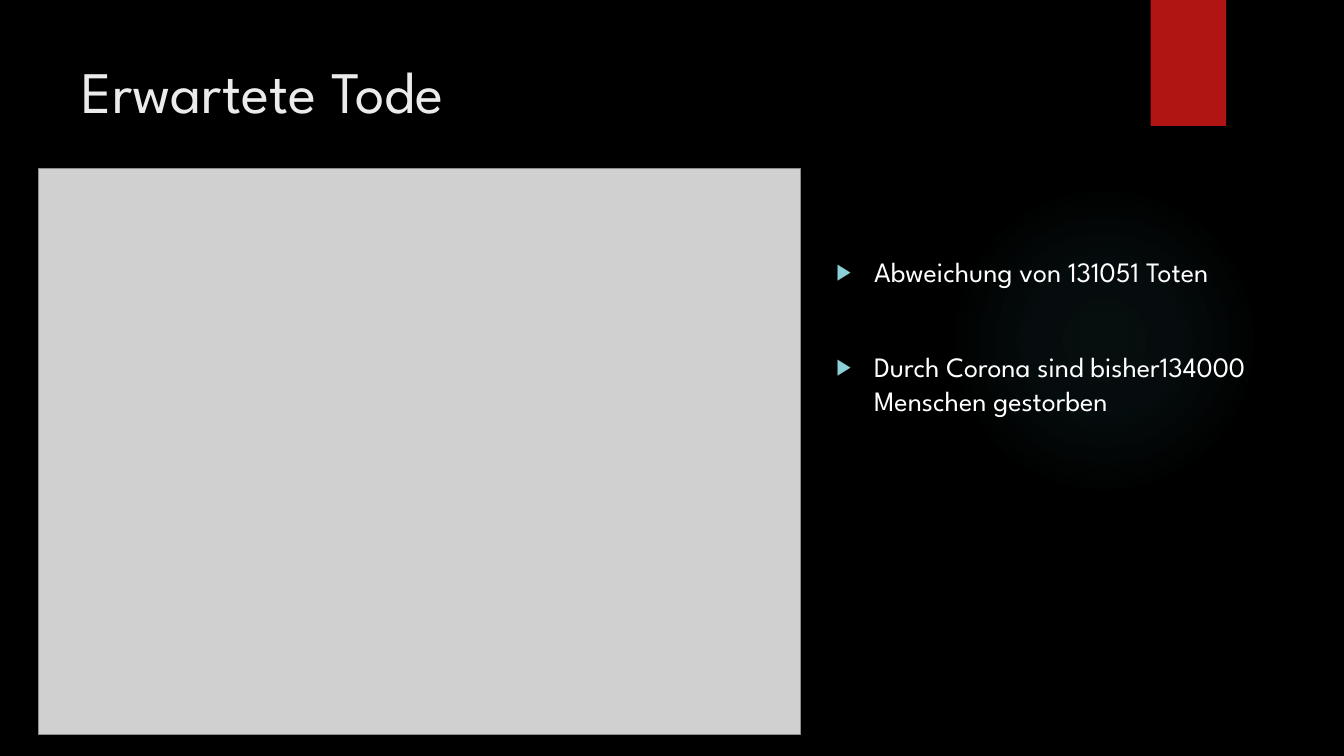
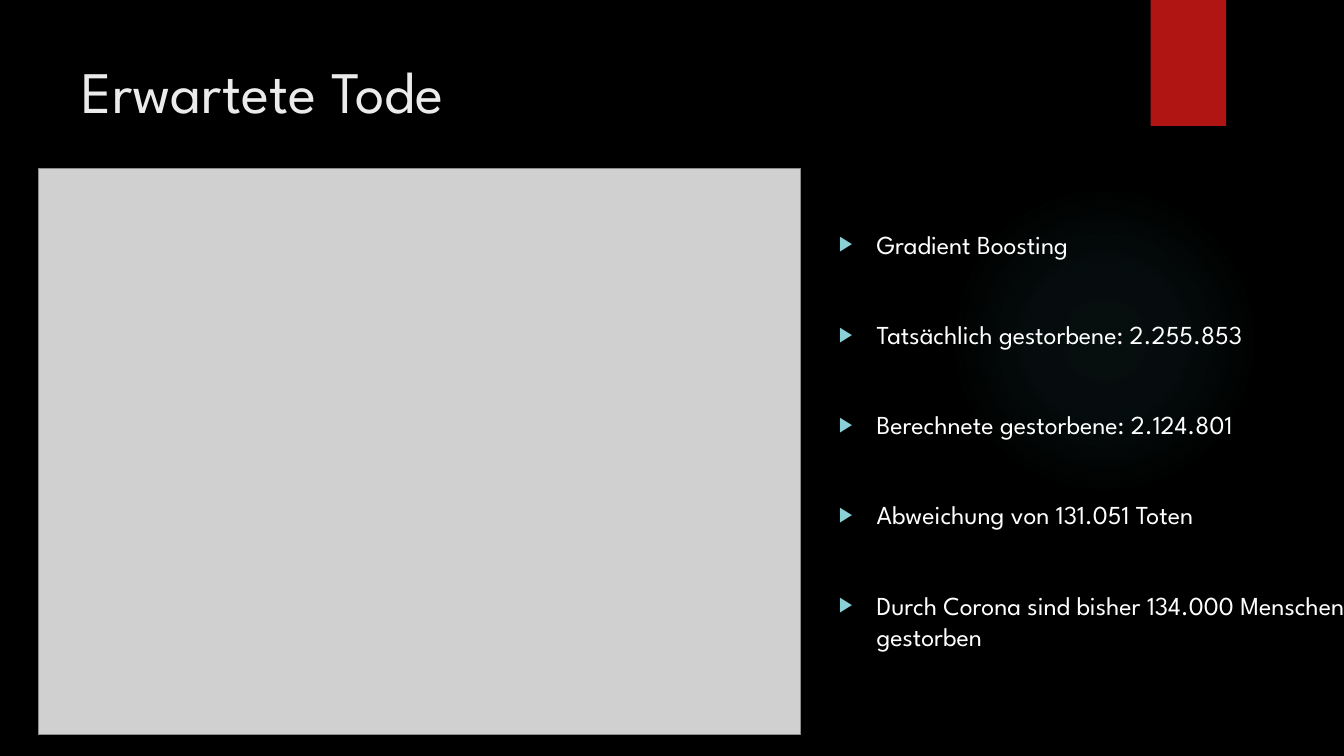
Before and after one commit to Flatric/PMDS, a slide deck: slide 7 of Präsi/Zwischenstand SW6.pptx. Drawn at 1344x756 pixels with LibreOffice and Linux fonts; fonts in the diff are those of the drawing; grey boxes stand for pictures; background and template pictures are left out. Boxes give left, top, right and bottom in pixels: in the first picture for what was removed or moved away, otherwise in the second. Text is boxed around its words. In the diff, an @@ line names an element or a change of style, - is before the commit and + after.

```diff
--- a/Präsi/Zwischenstand SW6.pptx
+++ b/Präsi/Zwischenstand SW6.pptx
@@ text at bbox=[877, 236, 1344, 616]: text changed; size 20 to 18.5 pt @@
-▶ Abweichung von 131051 Toten
-▶ Durch Corona sind bisher134000 Menschen gestorben
+▶ Gradient Boosting
+▶ Tatsächlich gestorbene: 2.255.853
+▶ Berechnete gestorbene: 2.124.801
+▶ Abweichung von 131.051 Toten
+▶ Durch Corona sind bisher 134.000 Menschen gestorben
```
Also in this commit, not shown: 4 other slides changed.
